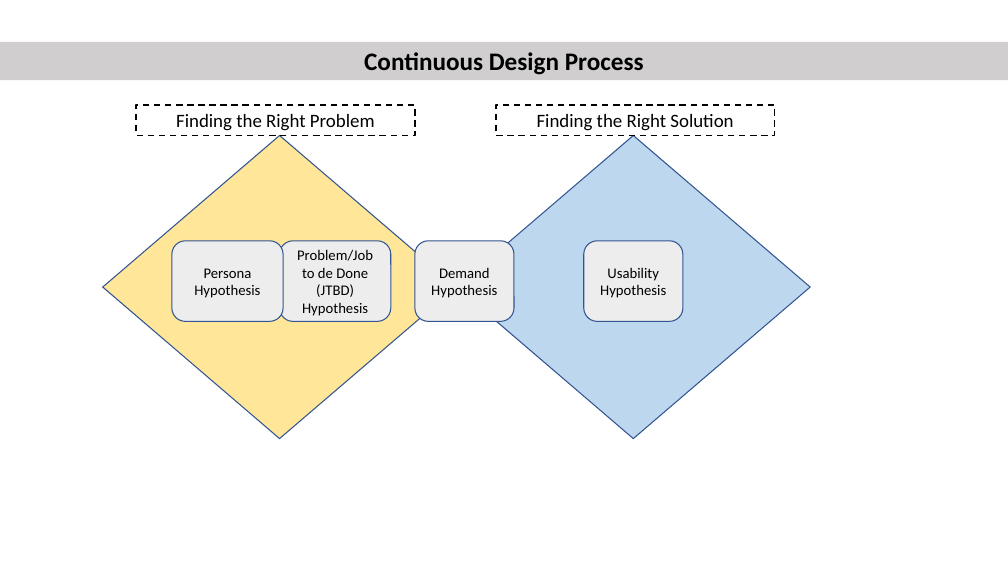
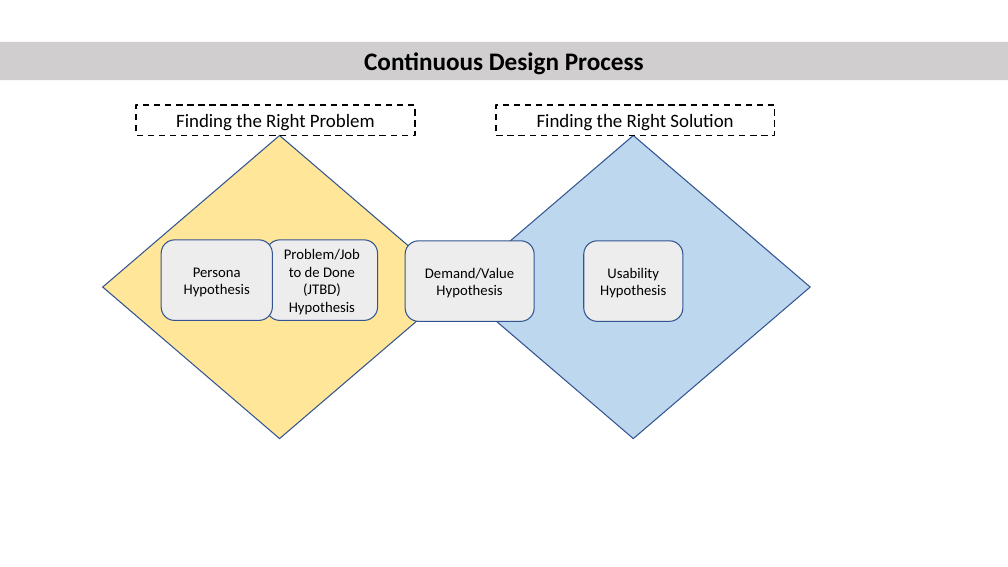
Before and after one commit to hbk91/DigitalProductManagement_Prof_AlexCowan_UVADarden, a slide deck: slide 6 of Pics_Creation.pptx. Drawn at 1008x567 pixels with LibreOffice and Linux fonts; fonts in the diff are those of the drawing. Boxes give left, top, right and bottom in pixels: in the first picture for what was removed or moved away, otherwise in the second. Text is boxed around its words. In the diff, an @@ line names an element or a change of style, - is before the commit and + after.

```diff
--- a/Pics_Creation.pptx
+++ b/Pics_Creation.pptx
@@ rounded rectangle "Persona Hypothesis": place and size @@
-rounded rectangle "Persona Hypothesis" at bbox=[172, 241, 283, 322]
+rounded rectangle "Persona Hypothesis" at bbox=[161, 240, 272, 321]
@@ rounded rectangle "Problem/Job to de Done (JTBD) ...": place and size @@
-rounded rectangle "Problem/Job to de Done (JTBD) ..." at bbox=[280, 241, 391, 322]
+rounded rectangle "Problem/Job to de Done (JTBD) ..." at bbox=[266, 240, 377, 321]
@@ rounded rectangle "Demand/Value Hypothesis": place and size @@
-rounded rectangle "Demand/Value Hypothesis" at bbox=[415, 241, 514, 322]
+rounded rectangle "Demand/Value Hypothesis" at bbox=[405, 241, 535, 322]
@@ text in rounded rectangle at bbox=[425, 267, 514, 298]: text changed @@
-Demand Hypothesis
+Demand/Value Hypothesis
```
Also in this commit, not shown: 1 other file.
